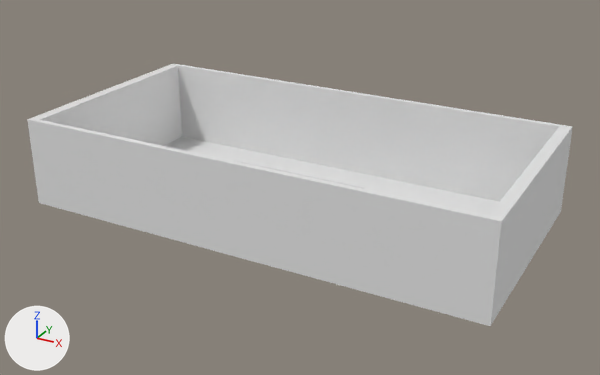
The FBX model Content/ImportFBXs/Warehouse.fbx as it was, and as the next commit left it.
One viewpoint serves both versions: a camera (50 mm lens) standing at (49.4, -89.0, 47.5) and looking at (1.2, -1.4, 3.7). The axes (+X, +Y, +Z) are drawn at lower left. The lights are the same throughout. Where no turn or scale is listed for an object, it has been applied to the vertices.

In view in the first picture: 'Screen', 'Warehouse_Frame'.
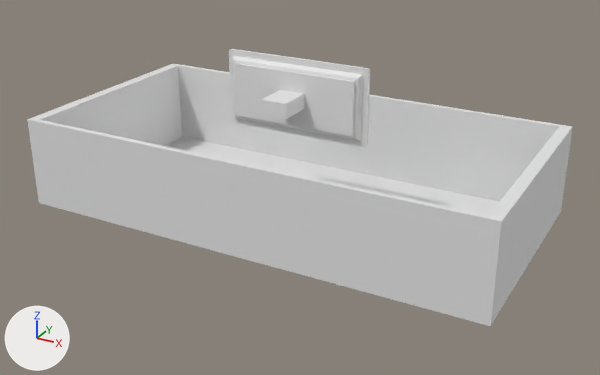
Pixel boxes (x1, y1, x2, y2) of what changed, in the pictures (600 x 375 px):
'Screen', moved: before (234, 160, 366, 189); after (229, 49, 370, 147)

Edits to the bpy script that builds the scene:
```text
Change ob_screen:
    ob_screen.location: (0.0, 0.0, 0.0) -> (0.0, 0.0, 15.53)
```
